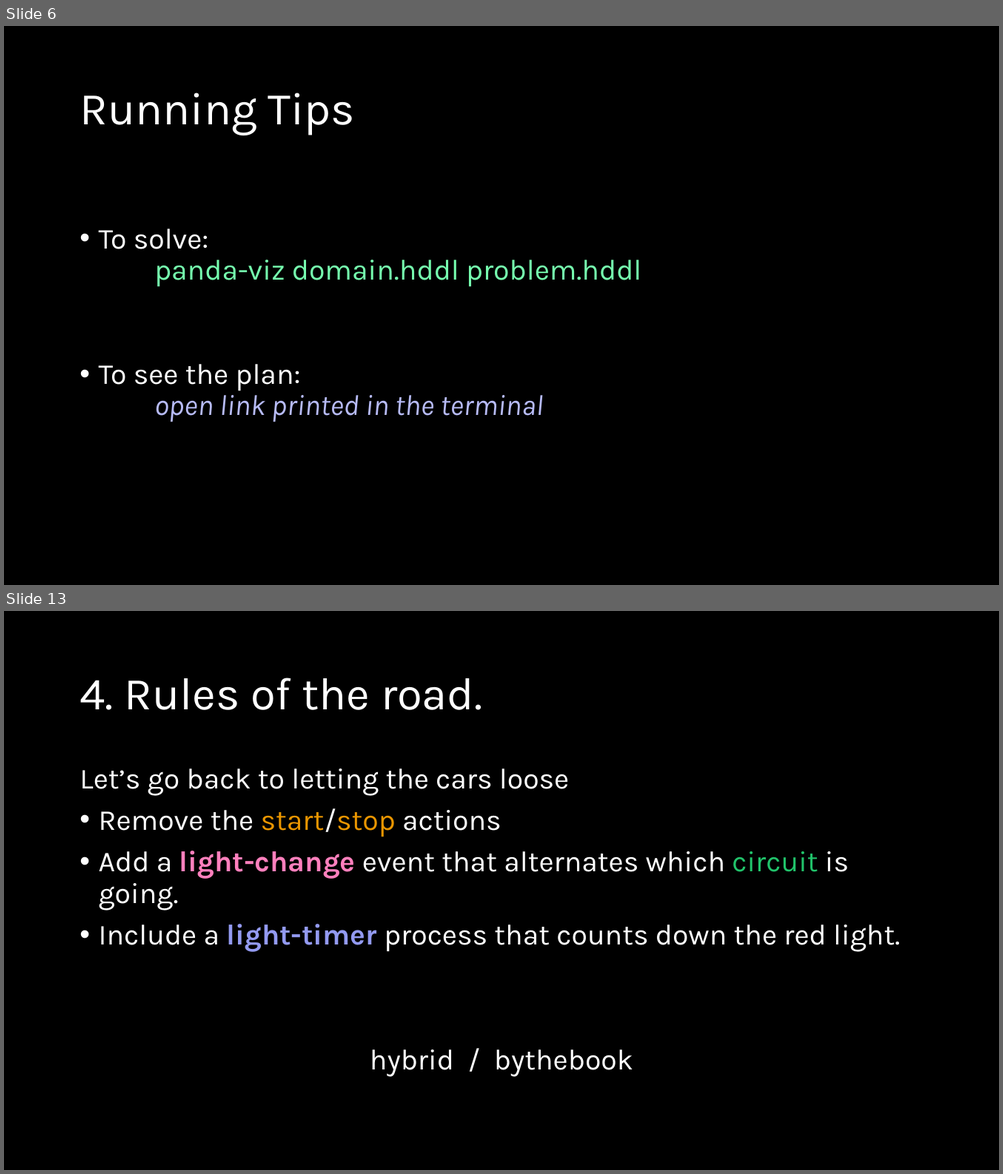
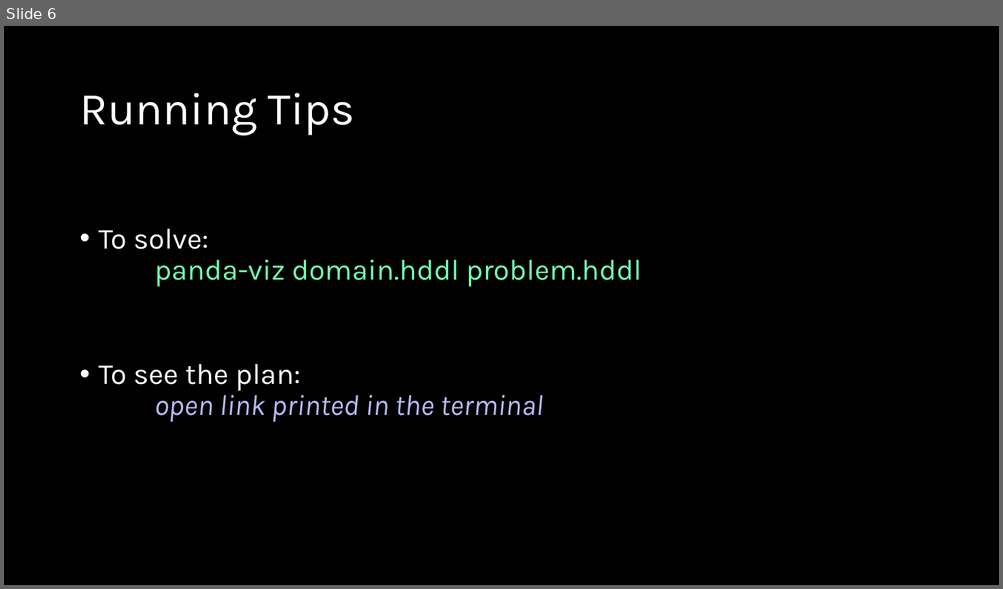
Before and after one commit to AI-Planning/modeling-in-pddl, a slide deck: exercises/cisc-813/htn/slides.pptx. Shown one above the other, each under a label of ours: slides 6 and 13 before the commit, slide 6 after it; the slides between them are not shown. The pictures are 1003x1174 and 1003x589 pixels, drawn with LibreOffice and Linux fonts; fonts in the diff are those of the drawing. Boxes give left, top, right and bottom in pixels: in the first picture for what was removed or moved away, otherwise in the second. Text is boxed around its words. In the diff, an @@ line names an element or a change of style, - is before the commit and + after.

Commit message:
Finished the slides, and all the starter code.

```diff
--- a/exercises/cisc-813/htn/slides.pptx
+++ b/exercises/cisc-813/htn/slides.pptx
@@ slide 13 removed at (4,611,999,1170), background #000000 @@
@@ title removed at (79,678,482,710) @@
-4. Rules of the road.
@@ text removed at (79,769,899,1077) @@
-Let’s go back to letting the cars loose
-• Remove the start/stop actions
-• Add a light-change event that alternates which circuit is going.
-• Include a light-timer process that counts down the red light.
-hybrid / bythebook
```
Also in this commit, not shown: 3 slides changed, 7 slides added, 7 other slides removed, 10 other files.
